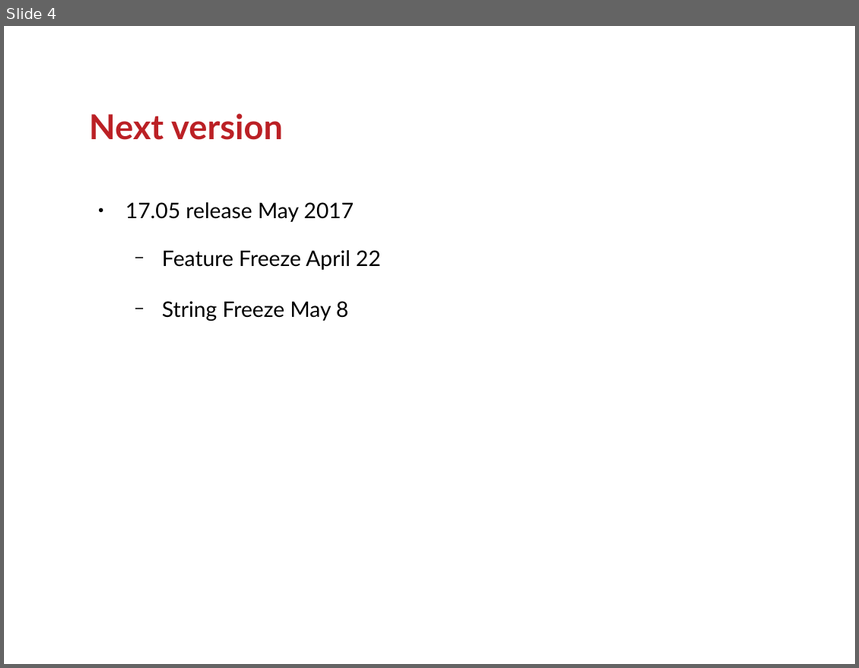
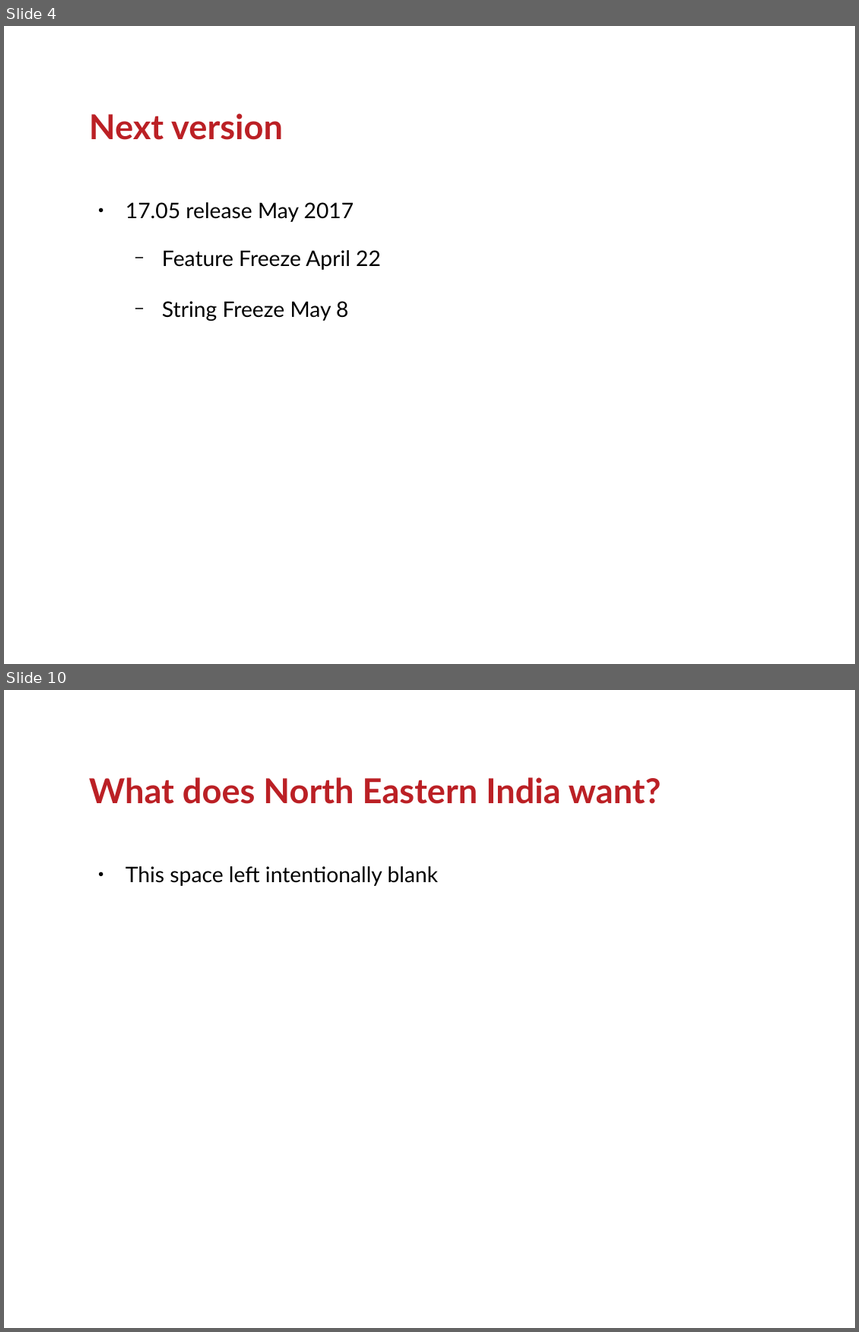
Before and after one commit to ranginui/presentation, a slide deck: nehu/roadmap.odp. Shown one above the other, each under a label of ours: slide 4 before the commit, slides 4 and 10 after it; the slides between them are not shown. The pictures are 859x668 and 859x1332 pixels, drawn with LibreOffice and Linux fonts; fonts in the diff are those of the drawing; background and template pictures are left out. Boxes give left, top, right and bottom in pixels: in the first picture for what was removed or moved away, otherwise in the second. Text is boxed around its words. In the diff, an @@ line names an element or a change of style, - is before the commit and + after.

```diff
--- a/nehu/roadmap.odp
+++ b/nehu/roadmap.odp
@@ slide 10 added at [4, 690, 855, 1328], background #FFFFFF @@
@@ title added at [89, 777, 661, 804], 32 pt, text #BB2025, bold @@
+What does North Eastern India want?
@@ text added at [126, 866, 439, 886], 20 pt, text #000000 @@
+● This space left intentionally blank
```
Also in this commit, not shown: 5 other slides added, 5 slides removed.
